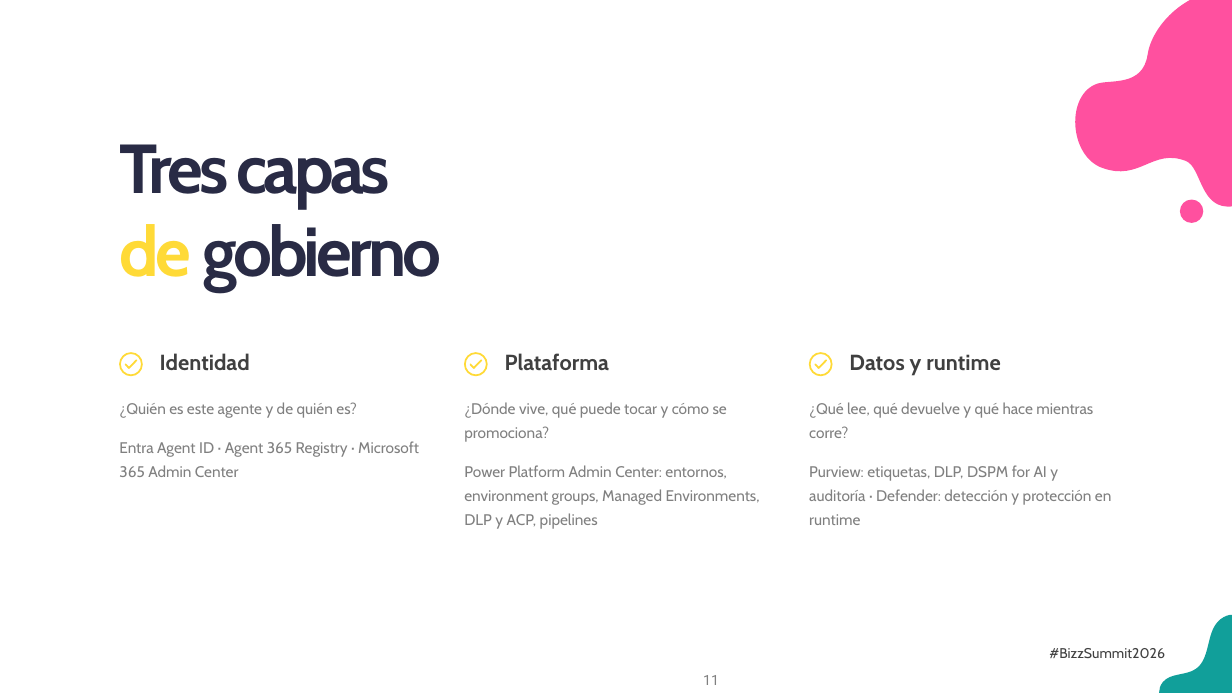
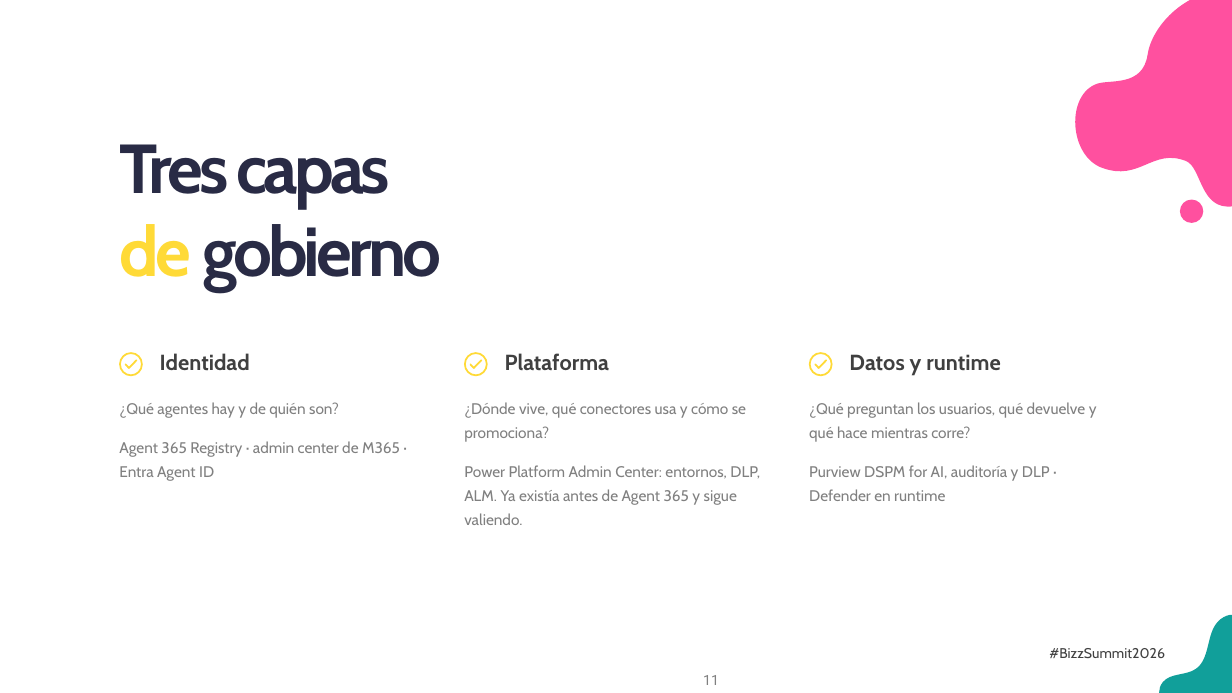
Before and after one commit to antoniosql/materiales-sesiones, a slide deck: slide 11 of BizzSummit/2026/01_trabajo/BizzSummit2026_De_la_jungla_al_control_plane.pptx. Drawn at 1232x693 pixels with LibreOffice and Linux fonts; fonts in the diff are those of the drawing; background and template pictures are left out. Boxes give left, top, right and bottom in pixels: in the first picture for what was removed or moved away, otherwise in the second. Text is boxed around its words. In the diff, an @@ line names an element or a change of style, - is before the commit and + after.

```diff
--- a/BizzSummit/2026/01_trabajo/BizzSummit2026_De_la_jungla_al_control_plane.pptx
+++ b/BizzSummit/2026/01_trabajo/BizzSummit2026_De_la_jungla_al_control_plane.pptx
@@ text at bbox=[119, 402, 400, 481]: text changed @@
-¿Quién es este agente y de quién es?
-Entra Agent ID · Agent 365 Registry · Microsoft 365 Admin Center
+¿Qué agentes hay y de quién son?
+Agent 365 Registry · admin center de M365 · Entra Agent ID
@@ text at bbox=[464, 402, 760, 525]: text changed @@
-¿Dónde vive, qué puede tocar y cómo se promociona?
-Power Platform Admin Center: entornos, environment groups, Managed Environments, DLP y ACP, pipelines
+¿Dónde vive, qué conectores usa y cómo se promociona?
+Power Platform Admin Center: entornos, DLP, ALM. Ya existía antes de Agent 365 y sigue valiendo.
@@ text at bbox=[809, 402, 1097, 501]: text changed @@
-¿Qué lee, qué devuelve y qué hace mientras corre?
-Purview: etiquetas, DLP, DSPM for AI y auditoría · Defender: detección y protección en runtime
+¿Qué preguntan los usuarios, qué devuelve y qué hace mientras corre?
+Purview DSPM for AI, auditoría y DLP · Defender en runtime
```
Also in this commit, not shown: 20 other slides changed, 13 other files.
